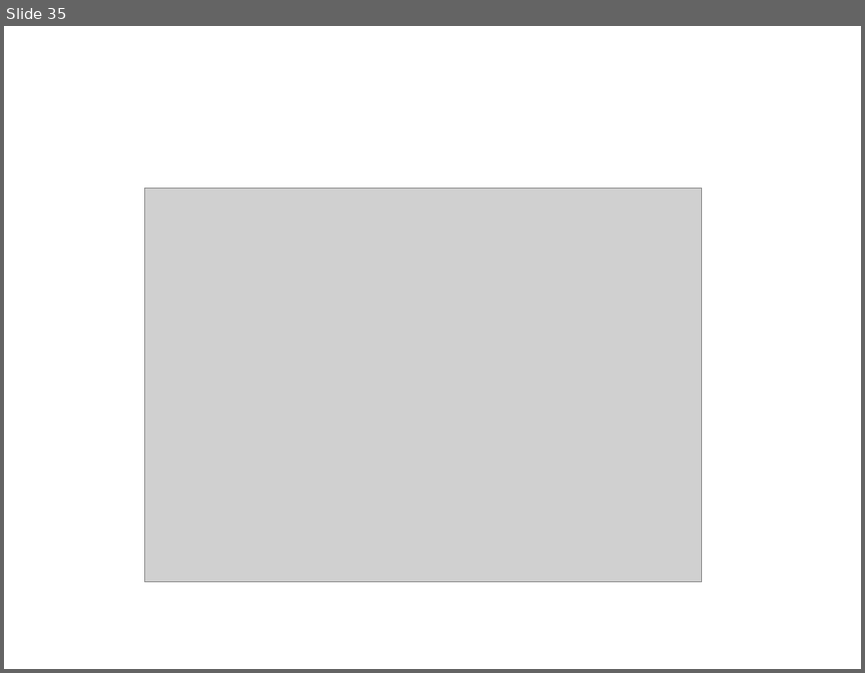
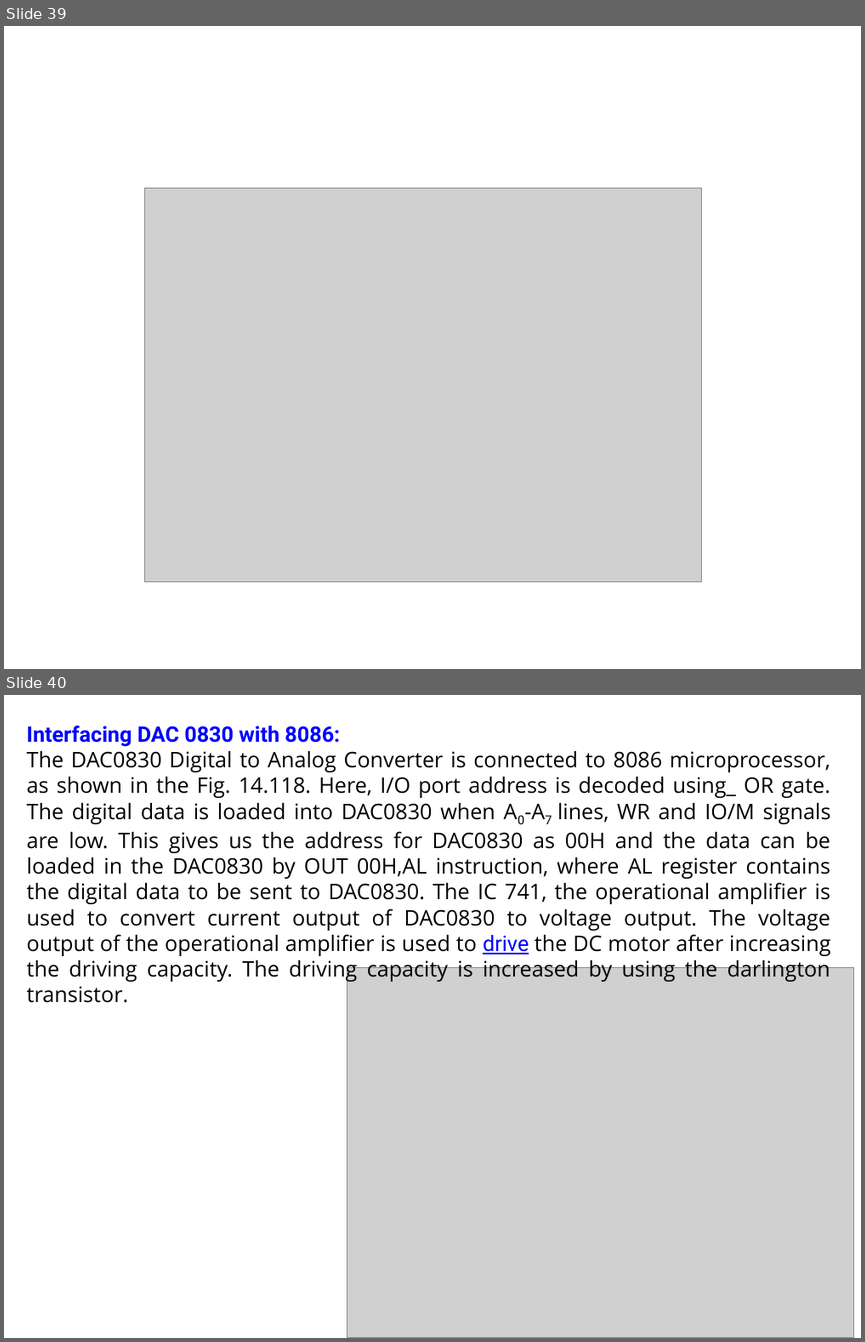
Before and after one commit to Syedshajib55/Computer-Interfacing, a slide deck: 3 Interfacing data conversion.pptx. Shown one above the other, each under a label of ours: slide 35 before the commit, slides 39 and 40 after it. The pictures are 865x673 and 865x1342 pixels, drawn with LibreOffice and Linux fonts; fonts in the diff are those of the drawing; grey boxes stand for pictures. Boxes give left, top, right and bottom in pixels: in the first picture for what was removed or moved away, otherwise in the second. Text is boxed around its words. In the diff, an @@ line names an element or a change of style, - is before the commit and + after.

```diff
--- a/3 Interfacing data conversion.pptx
+++ b/3 Interfacing data conversion.pptx
@@ slide 40 added at [4,695,861,1338], background #FFFFFF @@
@@ text added at [27,726,831,1003], 18 pt, text #000000 @@
+Interfacing DAC 0830 with 8086:
+The DAC0830 Digital to Analog Converter is connected to 8086 microprocessor, as shown in the Fig. 14.118. Here, I/O port address is decoded using_ OR gate. The digital data is loaded into DAC0830 when A0-A7 lines, WR and IO/M signals are low. This gives us the address for DAC0830 as 00H and the data can be loaded in the DAC0830 by OUT 00H,AL instruction, where AL register contains the digital data to be sent to DAC0830. The IC 741, the operational amplifier is used to convert current output of DAC0830 to voltage output. The voltage output of the operational amplifier is used to drive the DC motor after increasing the driving capacity. The driving capacity is increased by using the darlington transistor.
@@ picture added at [347,968,854,1338] @@
@@ what was slide 35 is now slide 39 @@
```
Also in this commit, not shown: 13 slides changed, 4 other slides added, 2 other files.
